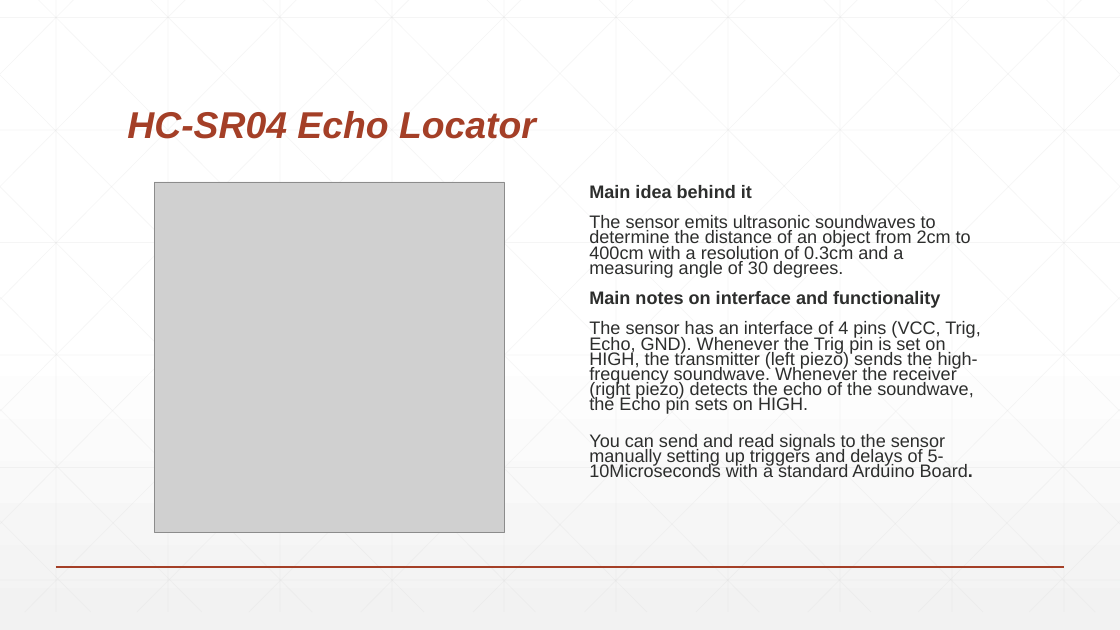
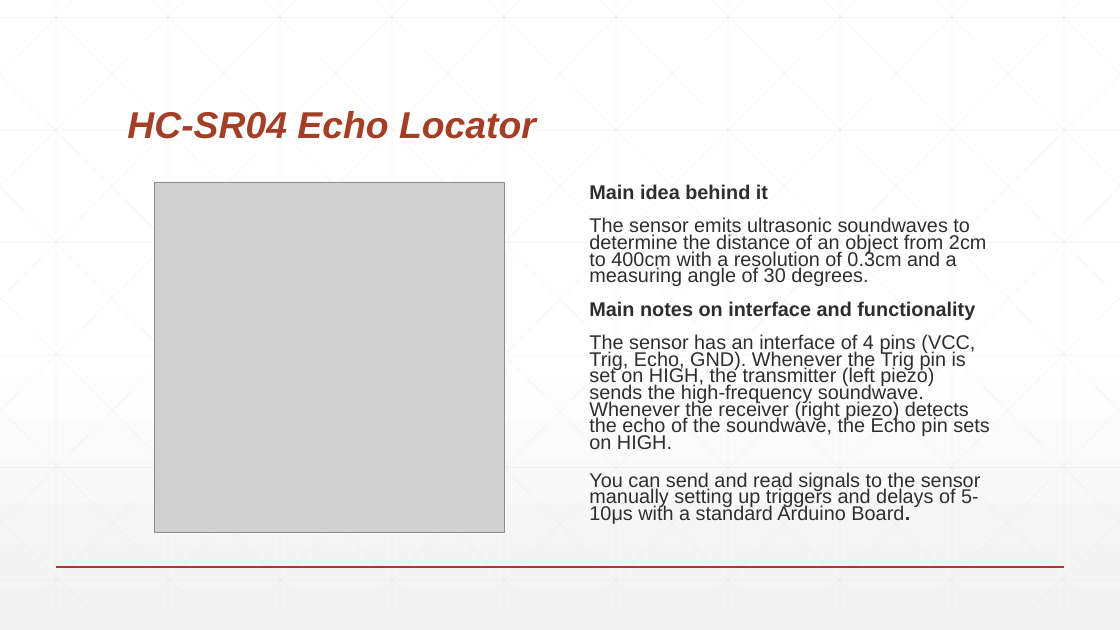
Before and after one commit to filippocastelli/uolli, a slide deck: slide 3 of Hardware_description.pptx. Drawn at 1120x630 pixels with LibreOffice and Linux fonts; fonts in the diff are those of the drawing; grey boxes stand for pictures. Boxes give left, top, right and bottom in pixels: in the first picture for what was removed or moved away, otherwise in the second. Text is boxed around its words. In the diff, an @@ line names an element or a change of style, - is before the commit and + after.

```diff
--- a/Hardware_description.pptx
+++ b/Hardware_description.pptx
@@ text at <box>589,184,989,449</box>: size 15.5 to 17 pt in "Main idea behind it The sensor emits ..." @@
@@ text at <box>589,472,981,524</box>: text changed; size 15.5 to 17 pt @@
-You can send and read signals to the sensor manually setting up triggers and delays of 5-10Microseconds with a standard Arduino Board.
+You can send and read signals to the sensor manually setting up triggers and delays of 5-10μs with a standard Arduino Board.
```
Also in this commit, not shown: 3 other slides changed, 2 slides added, 3 slides removed.
